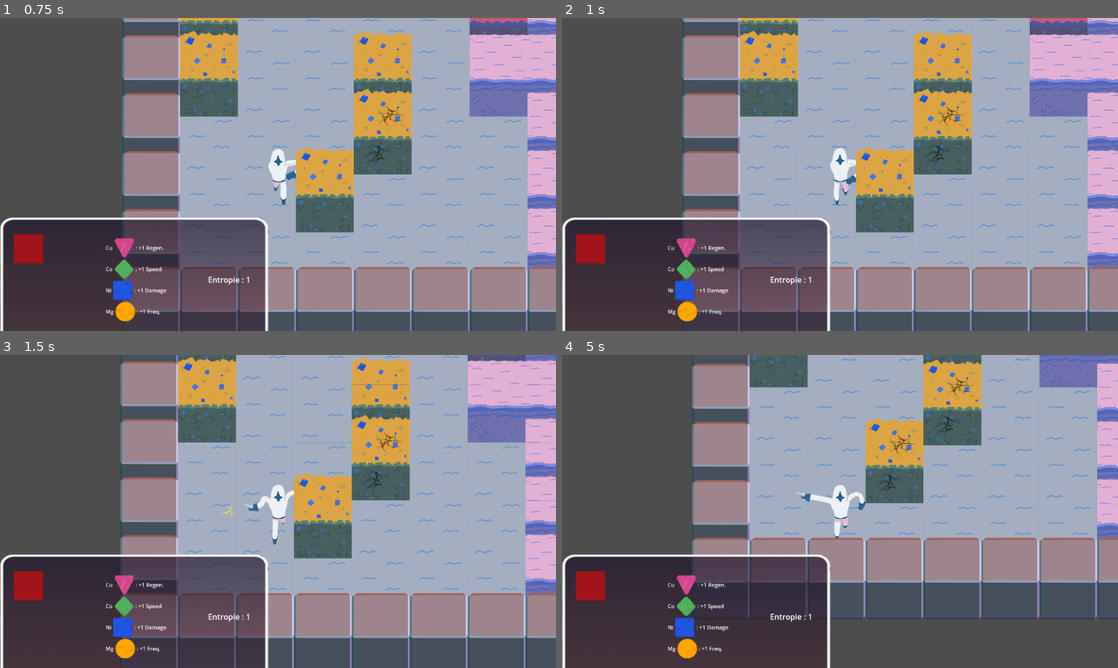
Above: before the commit, frames 1-4 (two rows, left to right).
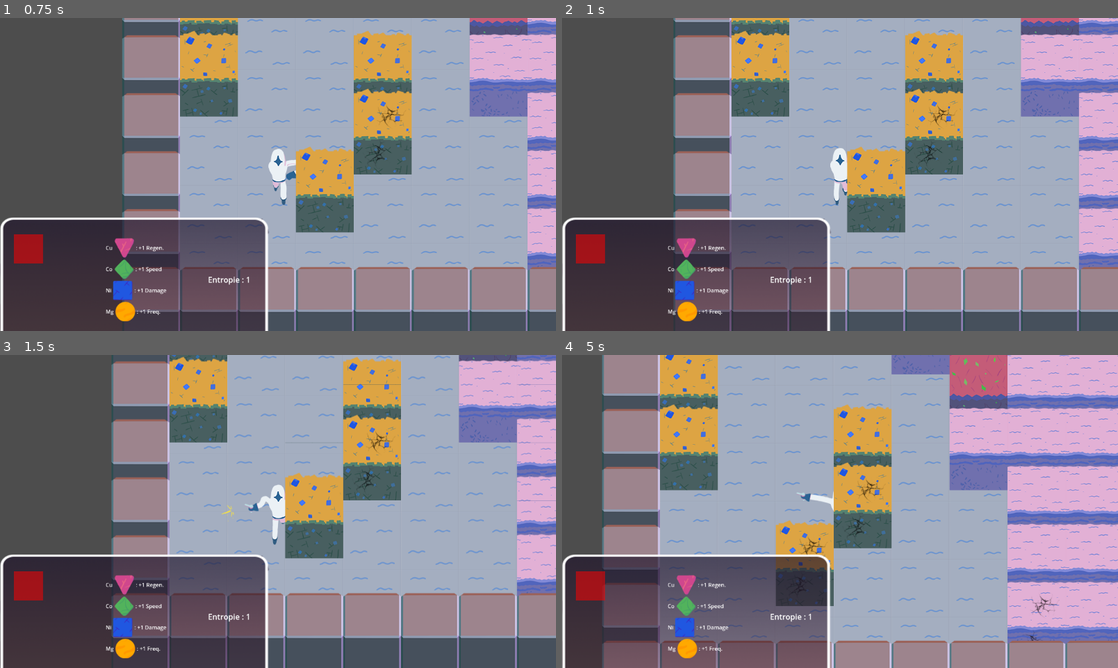
Above: after the commit, the same moments.

Repository: ParisRomane/Scientific_game_jam
Game: Godot game, scene res://scenes/concrete_scenes/game.tscn
Same seed, same stepped clock (60 frames per second), same inputs: the game is played once before the commit and once after it. This scene is started directly instead of the project's main scene.
Inputs (mouse positions are in pixels of both pictures, inside the frame that each line leads up to):
- Up to frame 1 (0.75 s): tap Enter at 0.5 s; move the mouse to (400, 158) at 0.52 s; press the mouse at (400, 158) at 0.53 s; hold Right (ui_right) from 0.53 s (still down)
- Up to frame 2 (1 s): keep holding Right (ui_right); tap Space (ui_select) at 0.77 s
- Up to frame 3 (1.5 s): move the mouse to (166, 527) at 1.27 s; release Right (ui_right) at 1.28 s; release the mouse at (166, 527) at 1.28 s; hold Down (ui_down) from 1.28 s (still down); click (166, 527) at 1.35 s
- Up to frame 4 (5 s): tap Space (ui_select) at 1.52, 3.02, 3.77, 4.52 s; move the mouse to (895, 442) at 2.02 s; release Down (ui_down) at 2.03 s; press the mouse at (895, 442) at 2.03 s; hold Right (ui_right) 2.03-2.78 s; move the mouse to (812, 574) at 2.77 s; release the mouse at (812, 574) at 2.78 s; hold Up (ui_up) 2.78-3.53 s; click (812, 574) at 2.85 s; move the mouse to (1006, 558) at 3.52 s; press the mouse at (1006, 558) at 3.53 s; hold Left (ui_left) from 3.53 s (still down); move the mouse to (673, 464) at 4.27 s; release the mouse at (673, 464) at 4.28 s; click (673, 464) at 4.35 s

Frame 1 is identical in both runs. In frame 2, 13% of the frame differs, in the area x 20-100%, y 0-100%; in frame 3, 12%; in frame 4, 72%, in the area x 7-100%, y 0-100%.

Commit message:
fix in server bullet seen

Diff:
--- a/scenes/objects/player.tscn
+++ b/scenes/objects/player.tscn
@@ -2,34 +2,34 @@
 
 [ext_resource type="Script" path="res://scripts/Player.gd" id="1_tldf4"]
 [ext_resource type="Texture2D" uid="uid://b7kmo1puhp0og" path="res://assets/personnages/bras_shoot/bras.png" id="2_6xpy1"]
-[ext_resource type="Texture2D" uid="uid://vbcpeapc8rk0" path="res://assets/personnages/death/death_0.png" id="3_guf8c"]
-[ext_resource type="Texture2D" uid="uid://dru0o75gmbb4p" path="res://assets/personnages/death/death_1.png" id="4_0ft6a"]
-[ext_resource type="Texture2D" uid="uid://c2exjhnn7bud5" path="res://assets/personnages/idle/idle_01.png" id="4_fxe4x"]
-[ext_resource type="Texture2D" uid="uid://ct7ss8mebc4uu" path="res://assets/personnages/idle/idle_02.png" id="5_uptpu"]
-[ext_resource type="Texture2D" uid="uid://bfhw3mphr1tm1" path="res://assets/personnages/death/death_2.png" id="5_vgsxj"]
-[ext_resource type="Texture2D" uid="uid://bus6hekhh8m8y" path="res://assets/personnages/idle/idle_03.png" id="6_3pict"]
-[ext_resource type="Texture2D" uid="uid://cgjf8pmfua5wg" path="res://assets/personnages/death/death_3.png" id="6_ugdgd"]
-[ext_resource type="Texture2D" uid="uid://bsi5vukxwmvvf" path="res://assets/personnages/idle/idle_04.png" id="7_s7qky"]
-[ext_resource type="Texture2D" uid="uid://0nvgo2c44o5g" path="res://assets/personnages/death/death_4.png" id="7_xfo8v"]
-[ext_resource type="Texture2D" uid="uid://drp2wi50i7ysv" path="res://assets/personnages/idle/idle_05.png" id="8_1pljn"]
-[ext_resource type="Texture2D" uid="uid://wx72xy4bk6vb" path="res://assets/personnages/death/death_5.png" id="8_m4oja"]
-[ext_resource type="Texture2D" uid="uid://c6f548qljixov" path="res://assets/personnages/death/death_6.png" id="9_6ypgp"]
-[ext_resource type="Texture2D" uid="uid://b5y7rca0g0b4g" path="res://assets/personnages/move/move_01.png" id="9_h4hlq"]
-[ext_resource type="Texture2D" uid="uid://djrx2ynnlyu5o" path="res://assets/personnages/death/death_7.png" id="10_52g6d"]
-[ext_resource type="Texture2D" uid="uid://i3af8habdhrg" path="res://assets/personnages/move/move_02.png" id="10_udn6f"]
-[ext_resource type="Texture2D" uid="uid://blaub7i7c0bxb" path="res://assets/personnages/death/death_8.png" id="11_eg4bw"]
-[ext_resource type="Texture2D" uid="uid://dikstihtght70" path="res://assets/personnages/move/move_03.png" id="11_tv0rd"]
-[ext_resource type="Texture2D" uid="uid://scu5gcicvxp6" path="res://assets/personnages/move/move_04.png" id="12_l4e5c"]
-[ext_resource type="Texture2D" uid="uid://cwq53bf1ggy26" path="res://assets/personnages/death/death_9.png" id="12_mt7vv"]
-[ext_resource type="Texture2D" uid="uid://xqerqvut2dvj" path="res://assets/personnages/move/move_05.png" id="13_dy3p2"]
-[ext_resource type="Texture2D" uid="uid://cjqy4l4dw3yar" path="res://assets/personnages/death/death_10.png" id="13_qv0ab"]
-[ext_resource type="Texture2D" uid="uid://ckjiwrsl5w17k" path="res://assets/personnages/death/death_11.png" id="14_2ynq5"]
-[ext_resource type="Texture2D" uid="uid://dfr7wp21f1iek" path="res://assets/personnages/move/move_06.png" id="14_mgvev"]
+[ext_resource type="Texture2D" uid="uid://spxe0iccqr2t" path="res://assets/personnages/death/death_0.png" id="3_guf8c"]
+[ext_resource type="Texture2D" uid="uid://b2of53tm533wo" path="res://assets/personnages/death/death_1.png" id="4_0ft6a"]
+[ext_resource type="Texture2D" uid="uid://x6mane5loijn" path="res://assets/personnages/idle/idle_01.png" id="4_fxe4x"]
+[ext_resource type="Texture2D" uid="uid://0b87lq1hi18u" path="res://assets/personnages/idle/idle_02.png" id="5_uptpu"]
+[ext_resource type="Texture2D" uid="uid://c0ajh5cebwgct" path="res://assets/personnages/death/death_2.png" id="5_vgsxj"]
+[ext_resource type="Texture2D" uid="uid://d2xvrsfuebg1" path="res://assets/personnages/idle/idle_03.png" id="6_3pict"]
+[ext_resource type="Texture2D" uid="uid://c51doi85cc0ob" path="res://assets/personnages/death/death_3.png" id="6_ugdgd"]
+[ext_resource type="Texture2D" uid="uid://b6dy2xuvkkq0h" path="res://assets/personnages/idle/idle_04.png" id="7_s7qky"]
+[ext_resource type="Texture2D" uid="uid://dp0yix6ax2nop" path="res://assets/personnages/death/death_4.png" id="7_xfo8v"]
+[ext_resource type="Texture2D" uid="uid://bu0r04efg0hrb" path="res://assets/personnages/idle/idle_05.png" id="8_1pljn"]
+[ext_resource type="Texture2D" uid="uid://7tapfe1svhi" path="res://assets/personnages/death/death_5.png" id="8_m4oja"]
+[ext_resource type="Texture2D" uid="uid://dt1jkqye61dh5" path="res://assets/personnages/death/death_6.png" id="9_6ypgp"]
+[ext_resource type="Texture2D" uid="uid://dyx3ylewbo32u" path="res://assets/personnages/move/move_01.png" id="9_h4hlq"]
+[ext_resource type="Texture2D" uid="uid://lb01gtyptxjs" path="res://assets/personnages/death/death_7.png" id="10_52g6d"]
+[ext_resource type="Texture2D" uid="uid://helh2toemow8" path="res://assets/personnages/move/move_02.png" id="10_udn6f"]
+[ext_resource type="Texture2D" uid="uid://dgawqajlhw8ks" path="res://assets/personnages/death/death_8.png" id="11_eg4bw"]
+[ext_resource type="Texture2D" uid="uid://c1h05xfnu6ht7" path="res://assets/personnages/move/move_03.png" id="11_tv0rd"]
+[ext_resource type="Texture2D" uid="uid://dhcd0nxbwxd3h" path="res://assets/personnages/move/move_04.png" id="12_l4e5c"]
+[ext_resource type="Texture2D" uid="uid://bc08037u60o5q" path="res://assets/personnages/death/death_9.png" id="12_mt7vv"]
+[ext_resource type="Texture2D" uid="uid://o58xxbt4faob" path="res://assets/personnages/move/move_05.png" id="13_dy3p2"]
+[ext_resource type="Texture2D" uid="uid://do8cq2hk4bwjq" path="res://assets/personnages/death/death_10.png" id="13_qv0ab"]
+[ext_resource type="Texture2D" uid="uid://cqw22c038wr5d" path="res://assets/personnages/death/death_11.png" id="14_2ynq5"]
+[ext_resource type="Texture2D" uid="uid://cqhunnhxdvfwq" path="res://assets/personnages/move/move_06.png" id="14_mgvev"]
 [ext_resource type="Script" path="res://scripts/Shoot.gd" id="19_e1qdb"]
 
 [sub_resource type="CapsuleShape2D" id="CapsuleShape2D_eqvdu"]
-radius = 31.0
-height = 130.0
+radius = 15.0
+height = 44.0
 
 [sub_resource type="SpriteFrames" id="SpriteFrames_u7oem"]
 animations = [{
@@ -373,7 +373,7 @@
 script = ExtResource("1_tldf4")
 
 [node name="CollisionShape2D" type="CollisionShape2D" parent="."]
-position = Vector2(2, 0)
+position = Vector2(0, 50)
 shape = SubResource("CapsuleShape2D_eqvdu")
 debug_color = Color(1, 1, 1, 0.419608)
 
--- a/scripts/Player.gd
+++ b/scripts/Player.gd
@@ -22,7 +22,8 @@
 var suicide = false
 var regen_clock = 0
 
-
+#position de la souris : utile a stocker pour ceux qui ne sont pas le player principal
+var mouse_pos = get_global_mouse_position()
 #player stats
 var pv #int between 0 and pv_default
 var stat_speed = 0 # positive int
@@ -40,6 +41,7 @@
 signal player_update_pv(pv)
 signal add_element(element)
 signal send(name, position, movement, pv, list_stat, arm )
+signal sig_shoot(msg)
 
 func _ready():
 
@@ -55,11 +57,11 @@
 
 func _physics_process(delta):	# 60 FPS (delta is in s)
 	if is_player :
+		mouse_pos = get_global_mouse_position()
 		action_loop()
-		$Arm.look_at(get_global_mouse_position())
 		update_pv(delta)
-		emit_signal("send", name, position, movement, pv, [stat_speed, stat_damage, stat_regen, stat_frequence ],get_global_mouse_position())
-	#update_position()
+		emit_signal("send", name, position, movement, pv, [stat_speed, stat_damage, stat_regen, stat_frequence ],mouse_pos)
+	$Arm.look_at(mouse_pos)
 	movement_loop()
 	move_and_slide()
 	shooting()
@@ -132,10 +134,11 @@
 func shooting():
 	if shoot and can_shoot and !is_dead:
 		_arm_anim_tree.travel("Shoot")
-		shoot_line = get_global_mouse_position() - global_position
+		shoot_line = mouse_pos - global_position
 		var b = bullet.instantiate()
 		var rotation = shoot_line.angle()
 		can_shoot = false
+		shoot = false
 		var damage = damage_default * (0.5 + 0.05 * stat_damage)
 
 		#Bullet spawn
@@ -149,6 +152,7 @@
 			$Reload.start()
 
 		$Sounds/Shoot.play()
+		emit_signal("sig_shoot", "SHOOT "+name+" ")
 
 func _on_reload_timeout():
 	can_shoot = true
--- a/scripts/game.gd
+++ b/scripts/game.gd
@@ -11,6 +11,7 @@
 	get_node("CanvasLayer/1").connect.call_deferred("update_stat",get_node("Level/"+player).change_setting)
 	get_node("Level/"+player).connect.call_deferred("player_update_pv",get_node("CanvasLayer/1").change_hp)
 	get_node("Level/"+player).connect.call_deferred("add_element",get_node("CanvasLayer/1"). add_element)
+	get_node("Level/"+player).connect.call_deferred("sig_shoot", send)
 	pass
 
 func _ready():
@@ -28,11 +29,16 @@
 		data = udp.get_packet()
 		data = data.get_string_from_utf8()
 		connected = true
-		var info = JSON.parse_string(data.replace("'",'"'))
-		if (info != null) :
-			update_data(info)
+		if (data.split(" ")[0] == "SHOOT") :
+			print(data, data.split(" "),data.split(" ")[0] == "SHOOT")
+			if !get_node("Level/"+data.split(" ")[1]).is_player :
+				print( "here : ", str(get_node("Level/"+data.split(" ")[1]).shoot) )
+				get_node("Level/"+data.split(" ")[1]).shoot = true
+				get_node("Level/"+data.split(" ")[1]).can_shoot = true
 		else :
-			print(data)
+			var info = JSON.parse_string(data.replace("'",'"'))
+			if (info != null) :
+				update_data(info)
 
 
 func send(data: String):
@@ -46,7 +52,7 @@
 				get_node("Level/"+data['name']).movement = Vector2(data['movement'][0],data['movement'][1])
 				get_node("Level/"+data['name']).pv = data['pv']
 				get_node("Level/"+data['name']).change_setting(data['stat'])
-				get_node("Level/"+data['name']+"/Arm").look_at(Vector2 (data['arm'][0],data['arm'][1]))
+				get_node("Level/"+data['name']).mouse_pos = Vector2 (data['arm'][0],data['arm'][1])
 
 func send_update(name, position, movement, pv, list_stat, arm ):
 	var data = {"name"= name, "position" = [position.x, position.y],"movement" = [movement.x, movement.y], "pv" = pv , "stat" = list_stat, "arm" = [arm.x, arm.y] }
Not shown: 1 places in scenes/concrete_scenes/2_players_map.tscn that only renumber resources
Not shown: 1 places in scenes/concrete_scenes/game.tscn that only renumber resources
Not shown, changed: multiplayer/server_game.py
